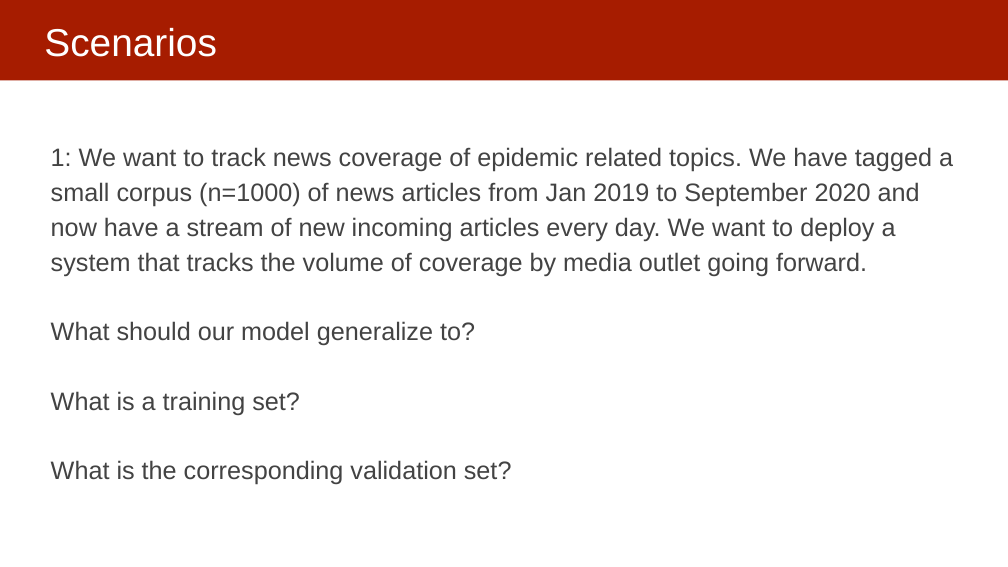
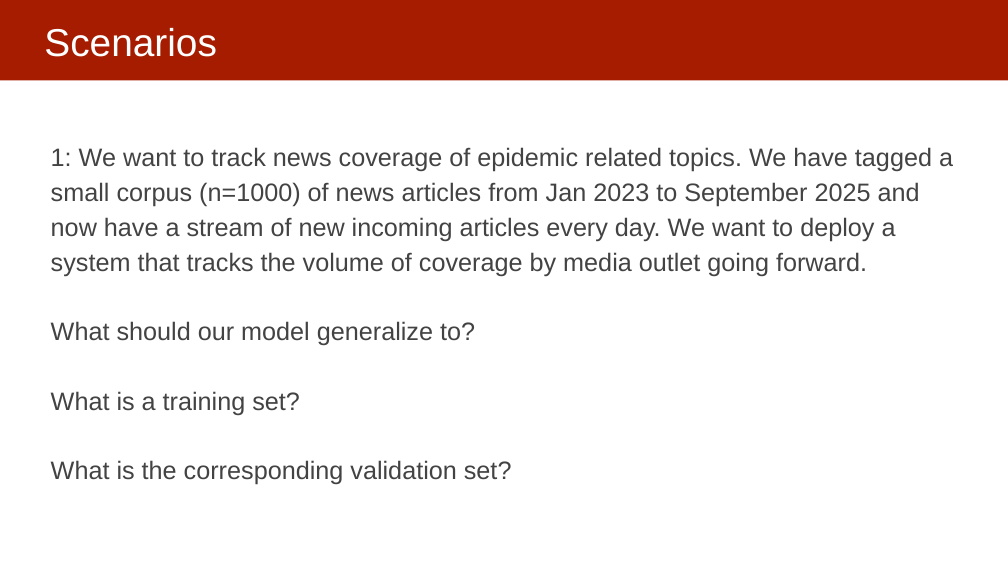
Before and after one commit to dssg/MLinPractice, a slide deck: slide 17 of Lectures/Lecture5-ModelSelection.pptx. Drawn at 1008x567 pixels with LibreOffice and Linux fonts; fonts in the diff are those of the drawing. Boxes give left, top, right and bottom in pixels: in the first picture for what was removed or moved away, otherwise in the second. Text is boxed around its words. In the diff, an @@ line names an element or a change of style, - is before the commit and + after.

```diff
--- a/Lectures/Lecture5-ModelSelection.pptx
+++ b/Lectures/Lecture5-ModelSelection.pptx
@@ text at [51, 147, 953, 276]: text changed @@
-1: We want to track news coverage of epidemic related topics. We have tagged a small corpus (n=1000) of news articles from Jan 2019 to September 2020 and now have a stream of new incoming articles every day. We want to deploy a system that tracks the volume of coverage by media outlet going forward.
+1: We want to track news coverage of epidemic related topics. We have tagged a small corpus (n=1000) of news articles from Jan 2023 to September 2025 and now have a stream of new incoming articles every day. We want to deploy a system that tracks the volume of coverage by media outlet going forward.
```
Also in this commit, not shown: 12 other slides changed, 14 slides added, 3 slides removed, 1 other file.
